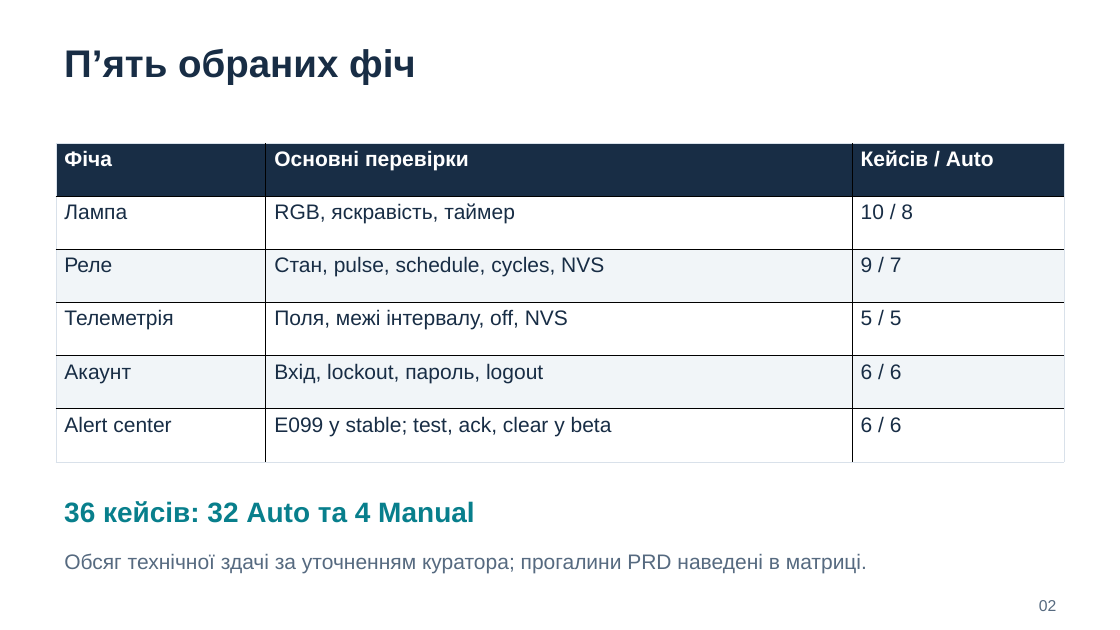
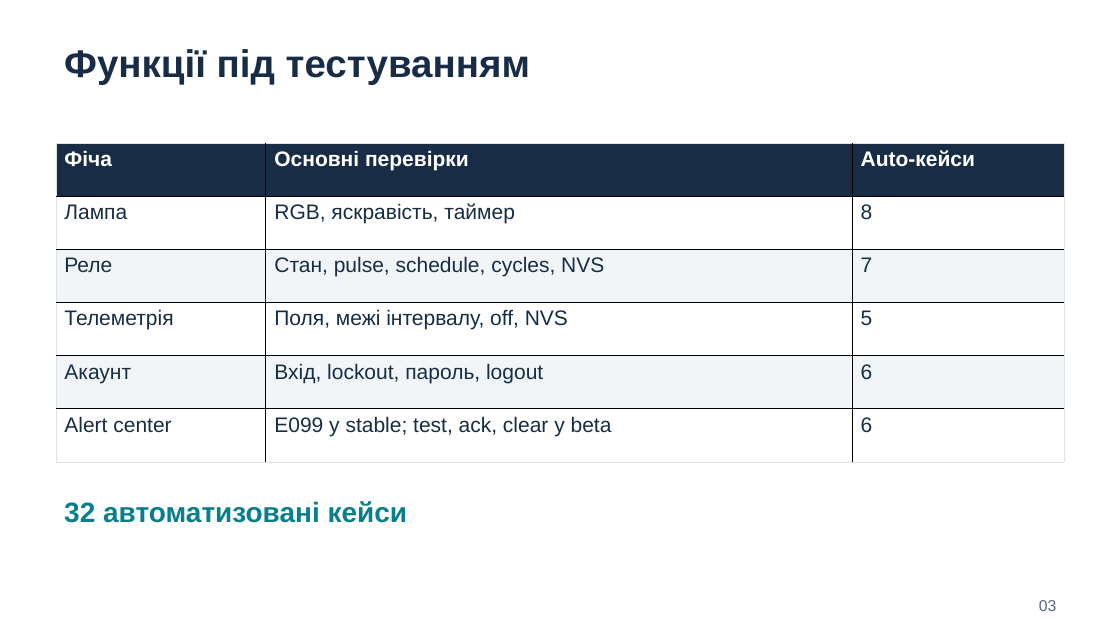
Before and after one commit to rpozniak/sentry-swm2-qa, a slide deck: slide 3 of docs/presentation/SENTRY_SWM2_QA.pptx (slide 2 before the commit). Drawn at 1120x630 pixels with LibreOffice and Linux fonts; fonts in the diff are those of the drawing. Boxes give left, top, right and bottom in pixels: in the first picture for what was removed or moved away, otherwise in the second. Text is boxed around its words. In the diff, an @@ line names an element or a change of style, - is before the commit and + after.

```diff
--- a/docs/presentation/SENTRY_SWM2_QA.pptx
+++ b/docs/presentation/SENTRY_SWM2_QA.pptx
@@ text at [64, 49, 530, 85]: text changed @@
-П’ять обраних фіч
+Функції під тестуванням
@@ table at [56, 144, 1065, 462] @@
-row 1, column 3: Кейсів / Auto
+row 1, column 3: Auto-кейси
-row 2, column 3: 10 / 8
+row 2, column 3: 8
-row 3, column 3: 9 / 7
+row 3, column 3: 7
-row 4, column 3: 5 / 5
+row 4, column 3: 5
-row 5, column 3: 6 / 6
+row 5, column 3: 6
-row 6, column 3: 6 / 6
+row 6, column 3: 6
@@ text at [64, 501, 408, 523]: text changed @@
-36 кейсів: 32 Auto та 4 Manual
+32 автоматизовані кейси
@@ text removed at [64, 553, 867, 573] @@
-Обсяг технічної здачі за уточненням куратора; прогалини PRD наведені в матриці.
@@ text at [1039, 600, 1056, 611]: text changed @@
-02
+03
```
Also in this commit, not shown: 6 other slides changed, 1 slide added, 1 slide removed, 1 other file.
